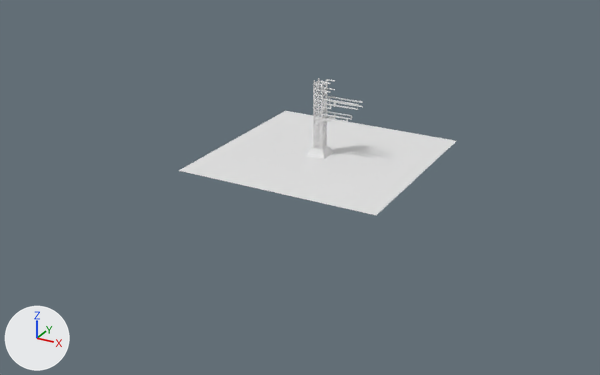
Renders of the Blender file Arman/spacexMODELS/tower_mechazilla.blend from each side of a commit.
Rendered twice from a camera (50 mm lens) standing at (468.0, -916.0, 404.0) and looking at (-10.0, -47.0, -31.0). The lights are fixed; the arrows at lower left show +X, +Y and +Z.

In view in the first picture: 'земля'.
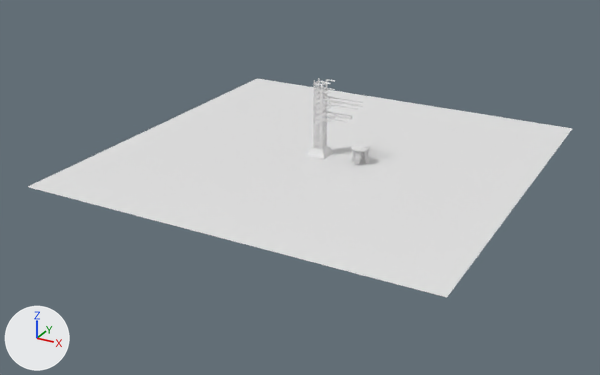
What differs and where, as boxes [x1, y1, x2, y2] in the pictures (600 x 375 px):
'земля', moved, rescaled (96% wider, 110% taller): before [179, 111, 456, 215]; after [28, 78, 573, 297]
'ПОД РАКЕТУ', added: after [351, 142, 370, 152]

What changed in the scene script:
```text
Add me_cylinder_001:
    me_cylinder_001.from_pydata(...)  # 384 vertices, 354 faces; spans x -1.17..1.17, y -1.17..1.17, z -1.0..1.21
Change ob_земля:
    ob_земля.location: (0.0, 0.0, 0.0) -> (-0.2, 0.0, -0.2)
    ob_земля.scale: (136.0, 136.0, 136.0) -> (266.0, 266.0, 266.0)
Add ob_под_ракету:
    ob_под_ракету = bpy.data.objects.new('ПОД РАКЕТУ', me_cylinder_001)
    ob_под_ракету.location = (53.1, -0.1, 21.3)
    ob_под_ракету.scale = (10.6, 10.6, 2.29)
```
